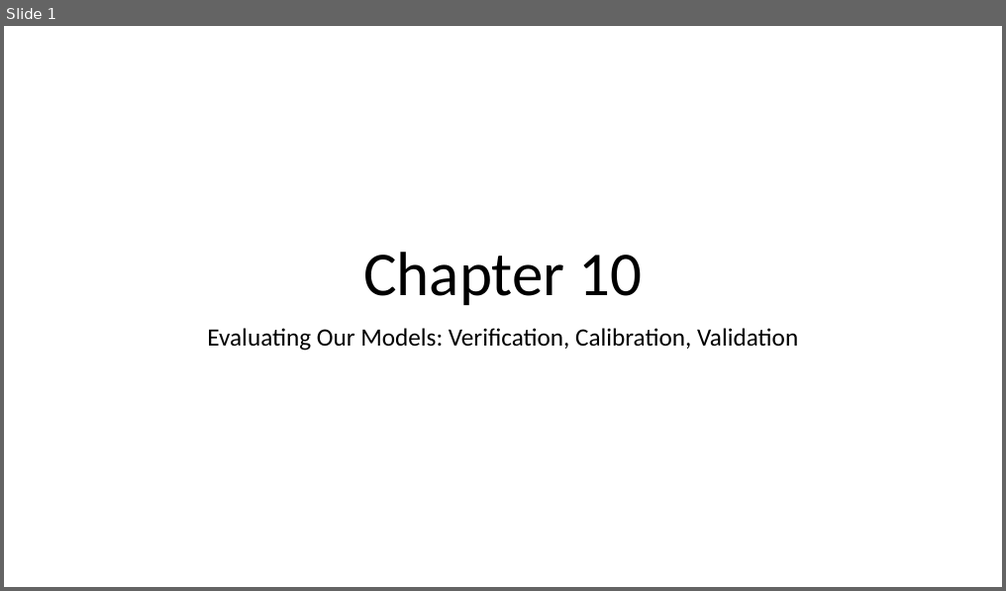
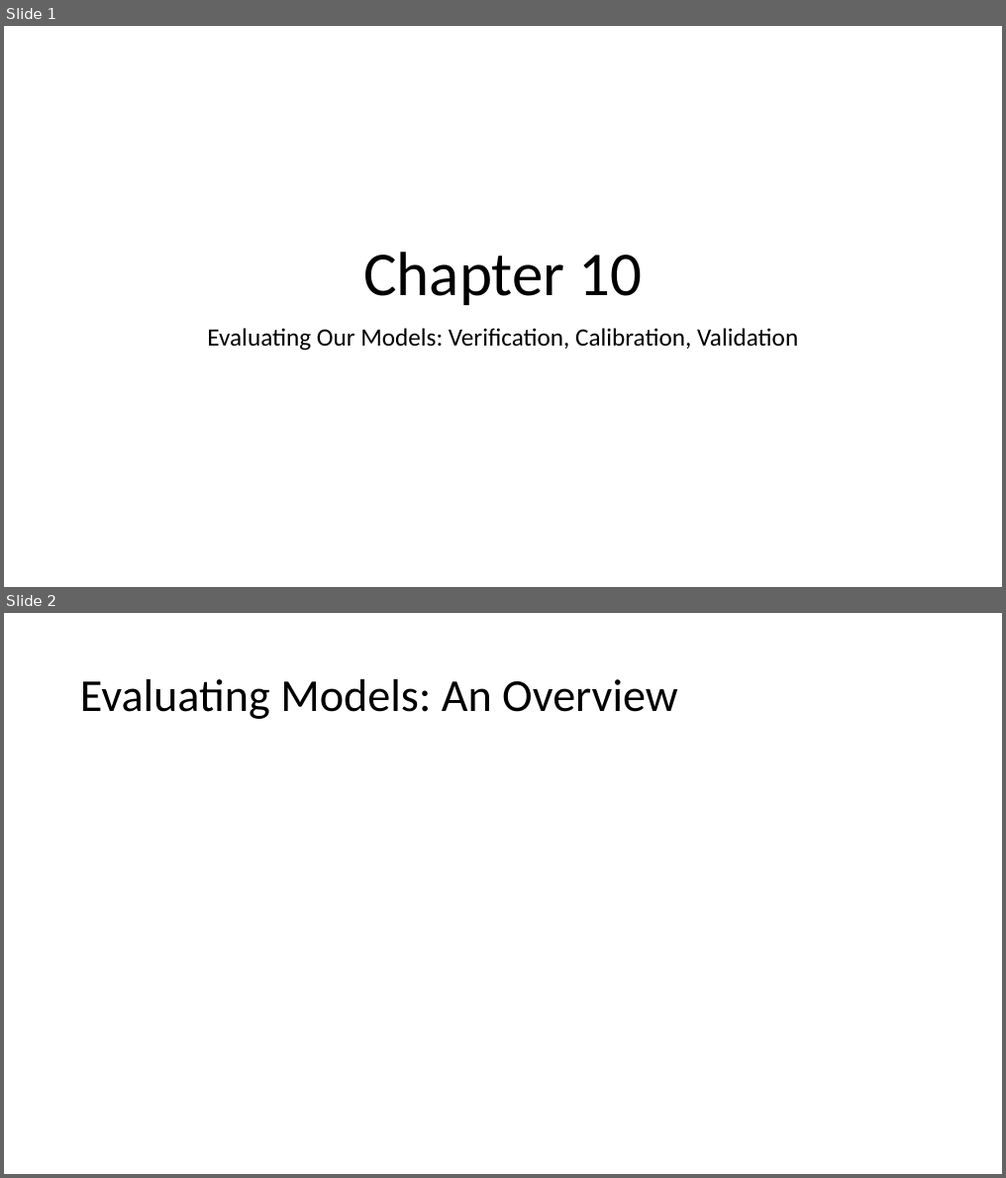
Before and after one commit to abmgis/abmgis, a slide deck: Chapter10-EvaluatingModels/Chapter10.pptx. Shown one above the other, each under a label of ours: slide 1 before the commit, slides 1 and 2 after it. The pictures are 1006x591 and 1006x1178 pixels, drawn with LibreOffice and Linux fonts; fonts in the diff are those of the drawing. Boxes give left, top, right and bottom in pixels: in the first picture for what was removed or moved away, otherwise in the second. Text is boxed around its words. In the diff, an @@ line names an element or a change of style, - is before the commit and + after.

Commit message:
Adding models and ppt details.

```diff
--- a/Chapter10-EvaluatingModels/Chapter10.pptx
+++ b/Chapter10-EvaluatingModels/Chapter10.pptx
@@ slide 2 added at (x1=4, y1=613, x2=1002, y2=1174), background #FFFFFF @@
@@ title added at (x1=80, y1=679, x2=678, y2=719), 44 pt, text #000000 @@
+Evaluating Models: An Overview
```
Also in this commit, not shown: 17 other files.
